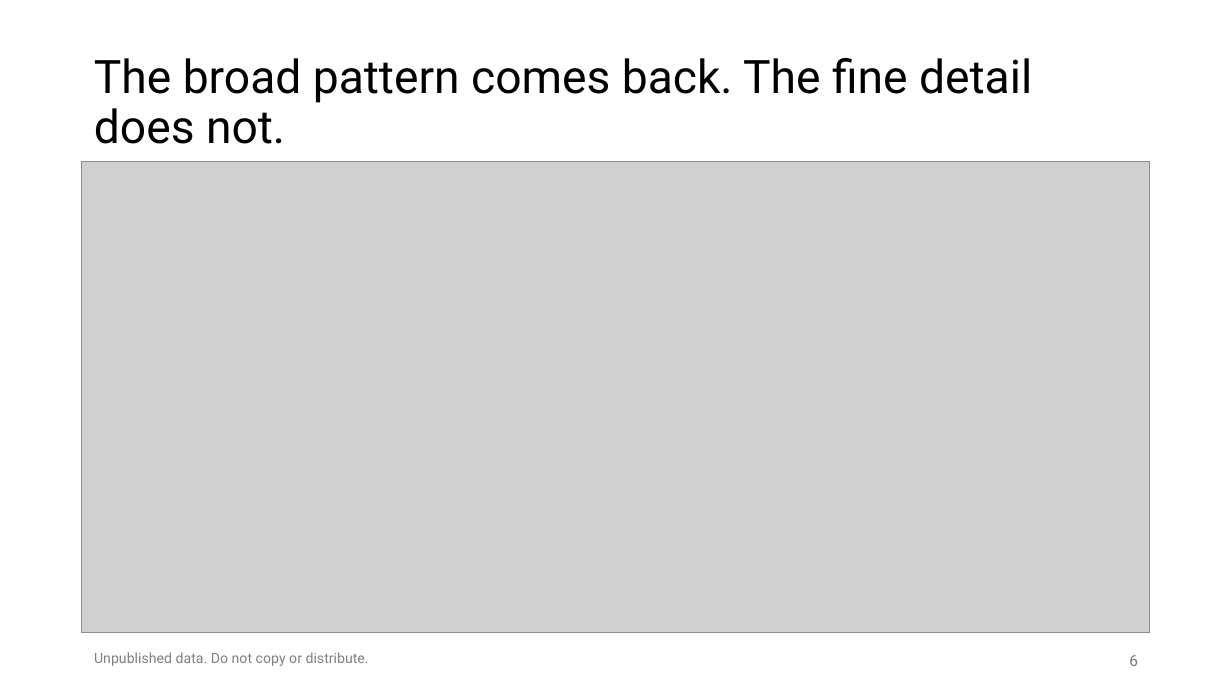
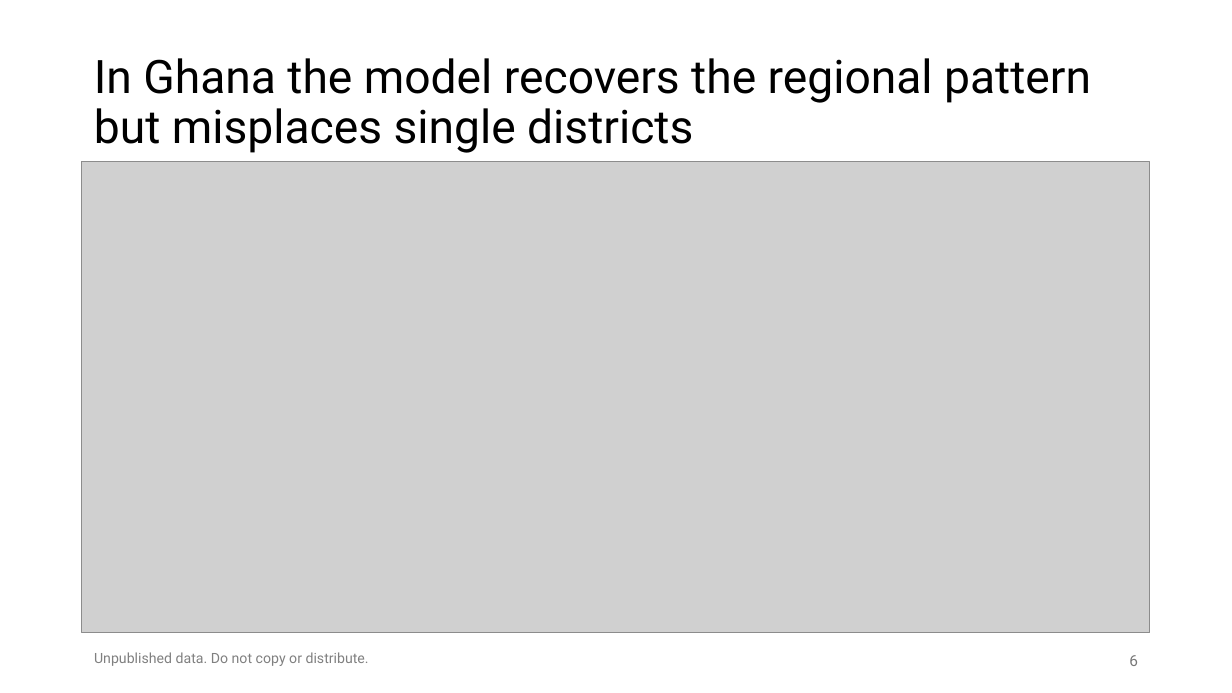
Before and after one commit to amertens/mn-prediction, a slide deck: slide 6 of docs/slides/MN-proxy-policy-deck-2026-09.pptx. Drawn at 1232x693 pixels with LibreOffice and Linux fonts; fonts in the diff are those of the drawing; grey boxes stand for pictures; background and template pictures are left out. Boxes give left, top, right and bottom in pixels: in the first picture for what was removed or moved away, otherwise in the second. Text is boxed around its words. In the diff, an @@ line names an element or a change of style, - is before the commit and + after.

```diff
--- a/docs/slides/MN-proxy-policy-deck-2026-09.pptx
+++ b/docs/slides/MN-proxy-policy-deck-2026-09.pptx
@@ title at [94, 58, 1091, 153]: text changed @@
-The broad pattern comes back. The fine detail does not.
+In Ghana the model recovers the regional pattern but misplaces single districts
```
Also in this commit, not shown: 5 other slides changed, 3 other files.
